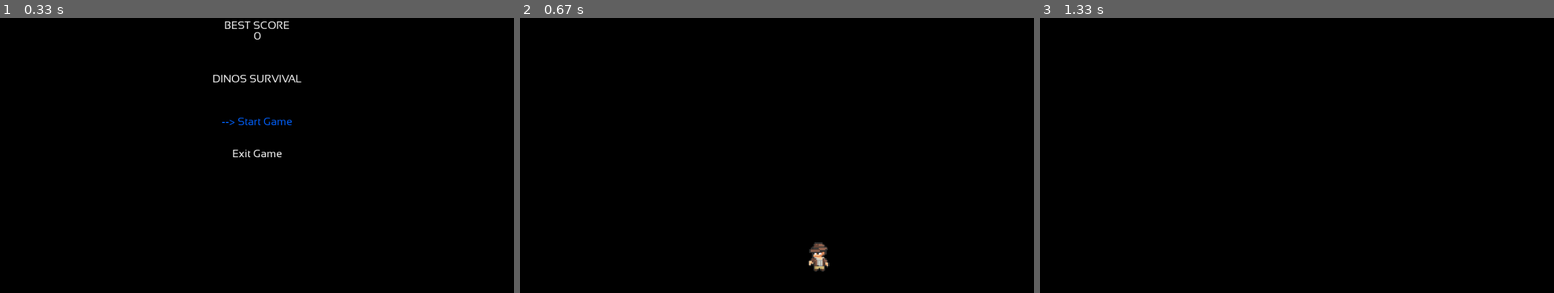
Above: before the commit, frames 1-3 (left to right).
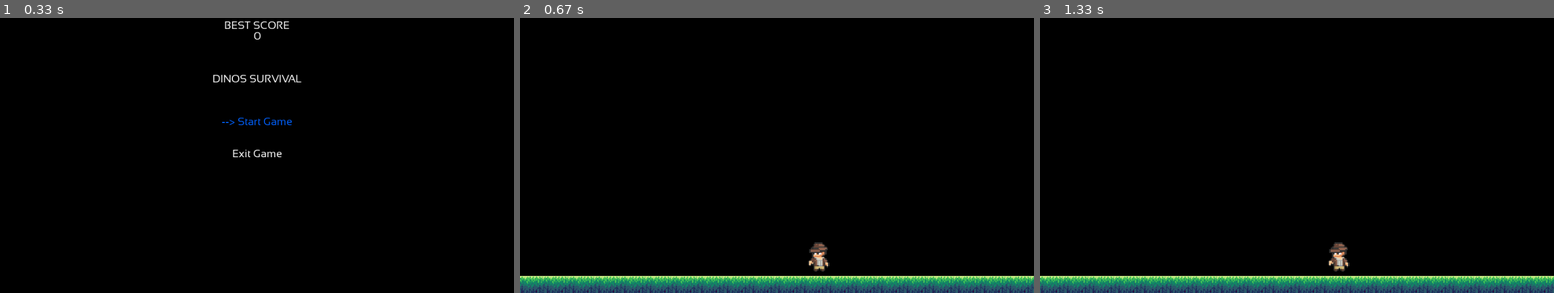
Above: after the commit, the same moments.

Repository: eddyvy/pygame_activity
Game: pygame game, started from dinos/__main__.py
The game is run twice, just before and just after one commit, with the same random seed, the same clock (stepped at 60 frames per second) and the same inputs.
Inputs:
- Up to frame 1 (0.33 s): no input
- Up to frame 2 (0.67 s): tap Enter at 0.33 s
- Up to frame 3 (1.33 s): tap Esc at 0.67 s

Frame 1 is identical in both runs. In frame 2, 6.2% of the frame differs, in the area x 0-100%, y 93-100%; in frame 3, 6.5%, in the area x 0-100%, y 81-100%.

Commit message:
Added platform and used it as ground

Diff:
--- a/dinos/assets/config/assets.json
+++ b/dinos/assets/config/assets.json
@@ -12,6 +12,13 @@
       "rows": 7,
       "cols": 8,
       "scale": 2.5
+    },
+    "ground": {
+      "file": ["dinos.assets.images", "ground.png"],
+      "rows": 1,
+      "cols": 3,
+      "scale": 1.5,
+      "b_color": [255, 255, 255]
     }
   },
   "music": {
--- a/dinos/assets/config/game_play.json
+++ b/dinos/assets/config/game_play.json
@@ -6,12 +6,19 @@
     "fps_pos": [70, 20],
     "fps_font": "main"
   },
-  "environment": {
-    "ground_height": 500
-  },
   "hero": {
     "spritesheet": "hero",
     "animations": "hero",
     "inflate_collider": [-0.7, -0.1]
+  },
+  "environment": {
+    "ground": {
+      "spritesheet": "ground",
+      "border_left": 0,
+      "central": 1,
+      "border_right": 2,
+      "position": [480, 530],
+      "tiles_width": 21
+    }
   }
 }
--- /dev/null
+++ b/dinos/environment/platform.py
@@ -0,0 +1,51 @@
+import pygame
+from dinos.common.game_object import GameObject
+from dinos.config import Config
+from dinos.resources.asset_manager import AssetManager
+
+
+class Platform(GameObject):
+    def __init__(self, position, tiles_width):
+        super().__init__()
+        self._position = pygame.math.Vector2(position)
+
+        self.__spritesheet = AssetManager.instance().spritesheet.get(
+            Config.get("game_play", "environment", "ground", "spritesheet"))
+
+        border_left, border_left_rect = self.__spritesheet.get_image(
+            Config.get("game_play", "environment", "ground", "border_left"))
+        central, central_rect = self.__spritesheet.get_image(
+            Config.get("game_play", "environment", "ground", "central"))
+        border_right, border_right_rect = self.__spritesheet.get_image(
+            Config.get("game_play", "environment", "ground", "border_right"))
+
+        total_width = central_rect.w * tiles_width
+
+        self._image = pygame.Surface((total_width, central_rect.h))
+        self._rect = self._image.get_rect().copy()
+        self._render_rect = self._rect.copy()
+
+        for tile in range(tiles_width):
+            if tile == 0:
+                self._image.blit(
+                    border_left, (tile * border_left_rect.w, 0), border_left_rect)
+            elif tile == tiles_width - 1:
+                self._image.blit(
+                    border_right, (tile * border_right_rect.w, 0), border_right_rect)
+            else:
+                self._image.blit(
+                    central, (tile * central_rect.w, 0), central_rect)
+
+        self._center()
+
+    def handle_event(self, event):
+        pass
+
+    def update(self, delta_time):
+        pass
+
+    def render(self, surface):
+        surface.blit(self._image, self._render_rect)
+
+    def quit(self):
+        pass
--- a/dinos/game_play/game_play_state.py
+++ b/dinos/game_play/game_play_state.py
@@ -1,6 +1,7 @@
 from sre_parse import State
 from dinos.common.render_group import RenderGroup
 from dinos.config import Config
+from dinos.environment.platform import Platform
 
 from dinos.game_play.game_play_mode import GamePlayMode
 from dinos.hero.hero import Hero
@@ -16,6 +17,7 @@
         super().__init__()
         self.next_state = StateTypes.Intro
 
+        self.__platforms = RenderGroup()
         self.__entities = RenderGroup()
 
     def enter(self):
@@ -24,6 +26,10 @@
         self.__mode = GamePlayMode()
         self.__fps_stats = FPSStats()
 
+        self.__ground = Platform(
+            Config.get("game_play", "environment", "ground", "position"),
+            Config.get("game_play", "environment", "ground", "tiles_width")
+        )
         self.__entities.add(Hero())
 
     def handle_event(self, event):
@@ -48,8 +54,9 @@
             self.__fps_stats.render(surface)
 
         if self.__mode.pause:
-            return
+            pass
 
+        self.__ground.render(surface)
         self.__entities.render(surface)
 
     def quit(self):
@@ -67,6 +74,10 @@
             self.__STATE,
             Config.get("game_play", "hero", "spritesheet")
         )
+        AssetManager.instance().spritesheet.load(
+            self.__STATE,
+            Config.get("game_play", "environment", "ground", "spritesheet")
+        )
 
     def __unload_assets(self):
         AssetManager.instance().clean(StateTypes.GamePlay)
--- a/dinos/hero/hero.py
+++ b/dinos/hero/hero.py
@@ -22,7 +22,7 @@
 
         self._position = pygame.math.Vector2(
             Config.get("game", "screen_size")[0]/2,
-            Config.get("game_play", "environment", "ground_height") - clip.h
+            500 - clip.h
         )
 
         infco = Config.get("game_play", "hero", "inflate_collider")
--- a/dinos/resources/spritesheet_manager.py
+++ b/dinos/resources/spritesheet_manager.py
@@ -11,10 +11,18 @@
         super().__init__(("assets", "spritesheet"))
 
     def _load_asset(self, asset_path, asset_name, options={}):
-        rows = Config.get("assets", "spritesheet", asset_name, "rows")
-        cols = Config.get("assets", "spritesheet", asset_name, "cols")
-        image = pygame.image.load(asset_path).convert_alpha()
-        scale = Config.get("assets", "spritesheet", asset_name, "scale")
-        image = pygame.transform.scale(
-            image, (image.get_width() * scale, image.get_height() * scale))
-        return SpriteSheet(image, rows, cols)
+        data = Config.get("assets", "spritesheet", asset_name)
+
+        image = pygame.image.load(asset_path)
+
+        if "scale" in data:
+            image = pygame.transform.scale(
+                image, (image.get_width() * data["scale"], image.get_height() * data["scale"]))
+
+        if "b_color" in data:
+            image.set_colorkey(
+                data["b_color"], pygame.RLEACCEL)
+
+        image.convert_alpha
+
+        return SpriteSheet(image, data["rows"], data["cols"])
Binary file added: dinos/assets/images/background.png
Binary file added: dinos/assets/images/ground.png
